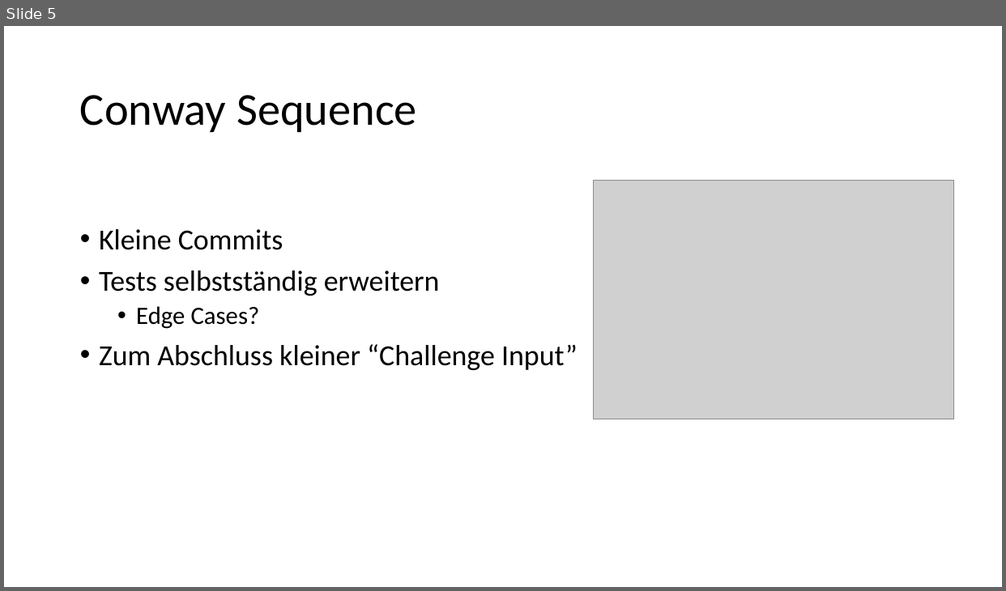
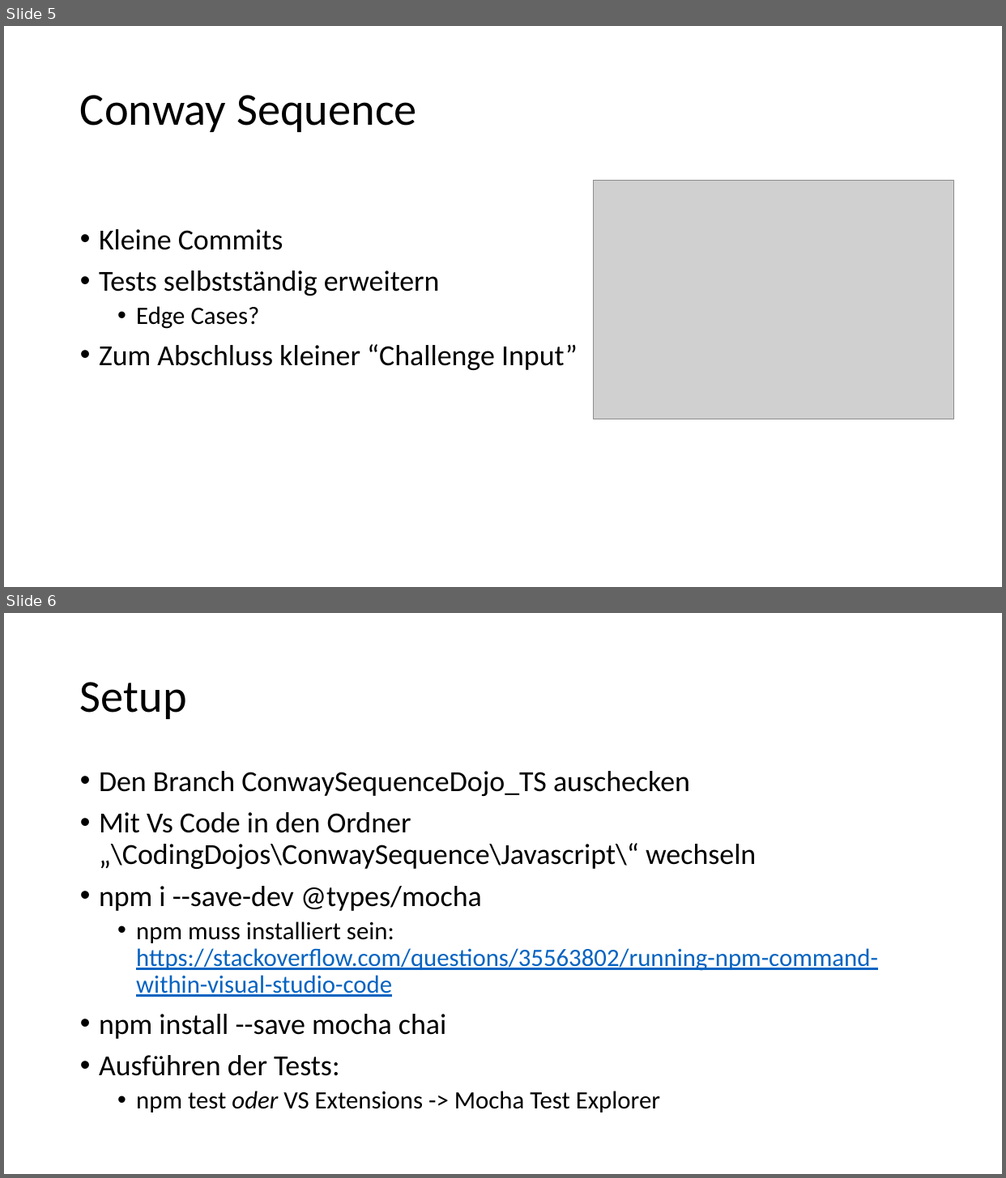
Before and after one commit to techtalk/CodingDojos, a slide deck: ConwaySequence/DojoPresiVorlage.pptx. Shown one above the other, each under a label of ours: slide 5 before the commit, slides 5 and 6 after it. The pictures are 1006x591 and 1006x1178 pixels, drawn with LibreOffice and Linux fonts; fonts in the diff are those of the drawing; grey boxes stand for pictures. Boxes give left, top, right and bottom in pixels: in the first picture for what was removed or moved away, otherwise in the second. Text is boxed around its words. In the diff, an @@ line names an element or a change of style, - is before the commit and + after.

```diff
--- a/ConwaySequence/DojoPresiVorlage.pptx
+++ b/ConwaySequence/DojoPresiVorlage.pptx
@@ slide 6 added at <box>4,613,1002,1174</box>, background #FFFFFF @@
@@ title added at <box>80,682,187,719</box>, 44 pt, text #000000 @@
+Setup
@@ text added at <box>99,771,878,1113</box>, 28 pt, text #000000 @@
+• Den Branch ConwaySequenceDojo_TS auschecken
+• Mit Vs Code in den Ordner „\CodingDojos\ConwaySequence\Javascript\“ wechseln
+• npm i --save-dev @types/mocha
+  • npm muss installiert sein: https://stackoverflow.com/questions/35563802/running-npm-command-within-visual-studio-code
+• npm install --save mocha chai
+• Ausführen der Tests:
+  • npm test oder VS Extensions -> Mocha Test Explorer
```
Also in this commit, not shown: 1 slide changed, 3 other files.
